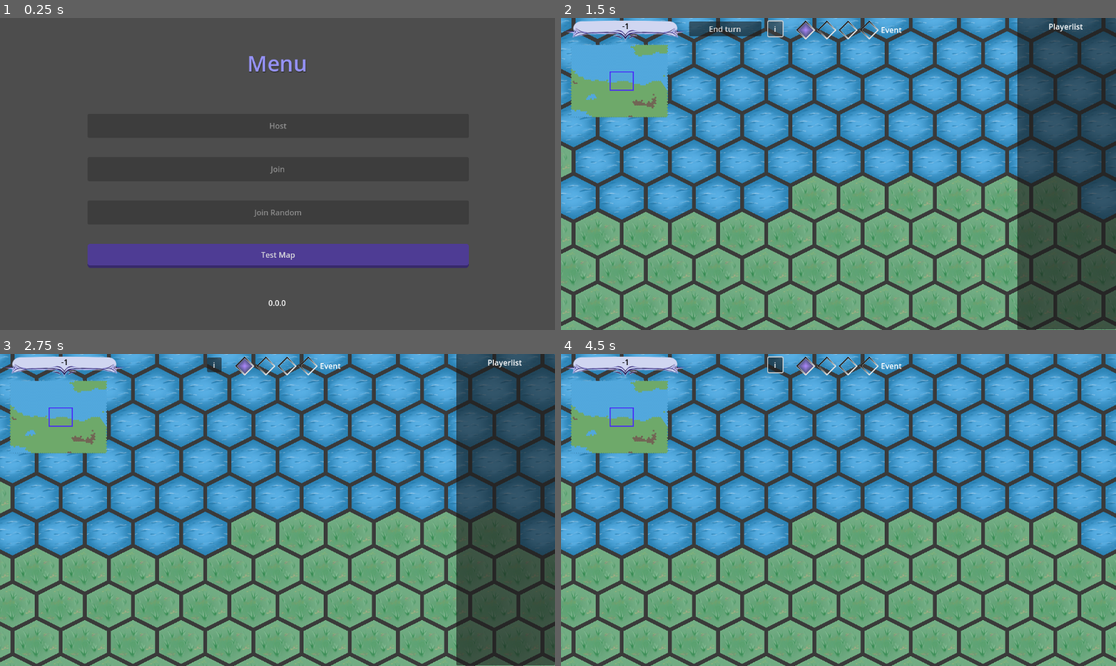
Above: before the commit, frames 1-4 (two rows, left to right).
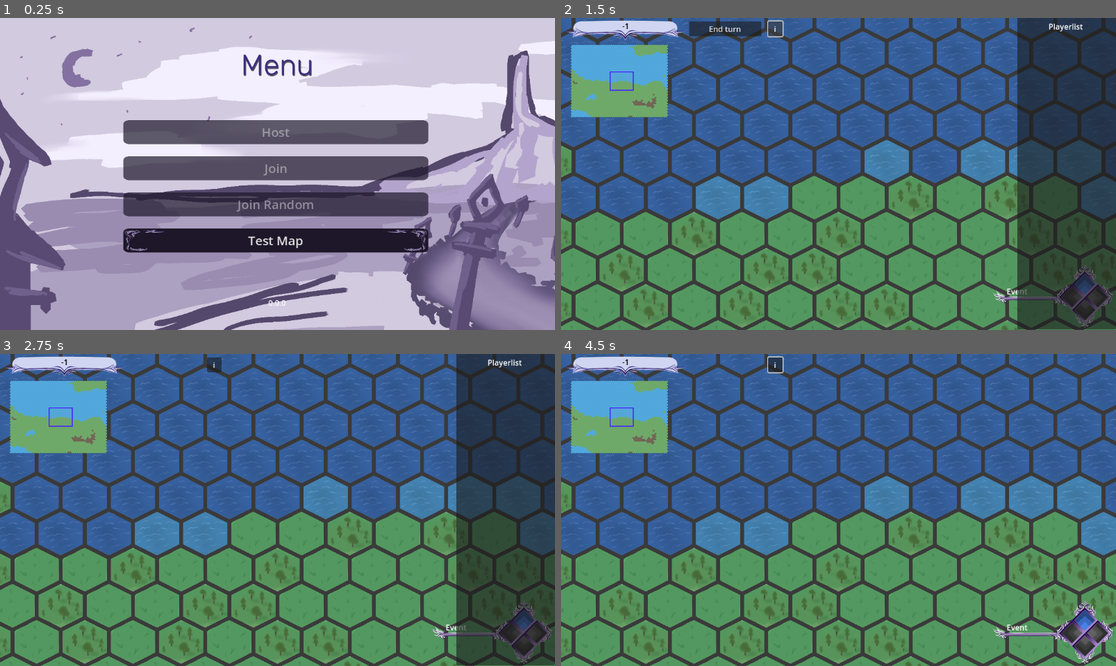
Above: after the commit, the same moments.

Repository: DragonCat4012/Shyv_Game
Game: Godot game, scene res://Scenes/menu.tscn
Two runs of this game, one before a commit and one after it. Both use one fixed random seed, a clock stepped at 60 frames per second and the inputs below.
Inputs (mouse positions are in pixels of both pictures, inside the frame that each line leads up to):
- Up to frame 1 (0.25 s): no input
- Up to frame 2 (1.5 s): click "Test Map" at 0.5 s; click "i" at 1.25 s
- Up to frame 3 (2.75 s): click "End turn" at 2 s
- Up to frame 4 (4.5 s): click "i" at 2.75 s; click "i" at 3.5 s; tap Enter at 4.25 s; move the mouse to (960, 494) at 4.27 s; right-click (960, 494) at 4.35 s; click (960, 494) at 4.42 s

The runs differ from the first frame. In frame 1, 97% of the frame differs, in the area x 0-100%, y 0-100%; in frame 2, 60%; in frame 3, 60%; in frame 4, 70%.
Error in both runs: Invalid access to property or key 'assignedID' on a base object of type 'Nil'. (res://Scenes/Overlays/PhaseManager.gd:6)

Commit message:
update phases and tiles

Diff:
--- a/Graphics/Themes/primaryTheme.tres
+++ b/Graphics/Themes/primaryTheme.tres
@@ -1,29 +1,32 @@
-[gd_resource type="Theme" load_steps=3 format=3 uid="uid://41ggext22ekn"]
+[gd_resource type="Theme" load_steps=8 format=3 uid="uid://41ggext22ekn"]
 
-[sub_resource type="StyleBoxFlat" id="StyleBoxFlat_a27g6"]
-bg_color = Color(0.533333, 0.682353, 0.901961, 1)
-border_width_bottom = 5
-border_color = Color(0.34902, 0.533333, 0.803922, 1)
-corner_radius_top_left = 5
-corner_radius_top_right = 5
-corner_radius_bottom_right = 5
-corner_radius_bottom_left = 5
+[ext_resource type="Texture2D" uid="uid://hnua8rb811yb" path="res://Graphics/Themes/button_disabled.PNG" id="1_0h3jj"]
+[ext_resource type="Texture2D" uid="uid://k40ai3a38dj" path="res://Graphics/Themes/button.PNG" id="1_rm34y"]
+[ext_resource type="Texture2D" uid="uid://bfuec4r8725xd" path="res://Graphics/Themes/button_hover.PNG" id="2_e1vot"]
+[ext_resource type="FontFile" uid="uid://dmuj4veefkhr5" path="res://Graphics/Themes/Rubik-VariableFont_wght.ttf" id="3_5r4nt"]
 
-[sub_resource type="StyleBoxFlat" id="StyleBoxFlat_isc0i"]
-bg_color = Color(0.350321, 0.532286, 0.802789, 1)
-border_width_bottom = 5
-border_color = Color(0.213559, 0.374352, 0.609482, 1)
-corner_radius_top_left = 5
-corner_radius_top_right = 5
-corner_radius_bottom_right = 5
-corner_radius_bottom_left = 5
+[sub_resource type="StyleBoxTexture" id="StyleBoxTexture_qpw25"]
+texture = ExtResource("1_0h3jj")
+
+[sub_resource type="StyleBoxTexture" id="StyleBoxTexture_b6jdd"]
+texture = ExtResource("2_e1vot")
+axis_stretch_horizontal = 2
+axis_stretch_vertical = 2
+
+[sub_resource type="StyleBoxTexture" id="StyleBoxTexture_qm05h"]
+texture = ExtResource("1_rm34y")
+axis_stretch_horizontal = 2
+axis_stretch_vertical = 2
 
 [resource]
-Button/styles/hover = SubResource("StyleBoxFlat_a27g6")
-Button/styles/normal = SubResource("StyleBoxFlat_isc0i")
-Label/colors/font_color = Color(0.583533, 0.570718, 0.967615, 1)
-Label/colors/font_outline_color = Color(0.551482, 0.386425, 0.999993, 0.811765)
-Label/colors/font_shadow_color = Color(0.203922, 0.203922, 0.203922, 0.788235)
+Button/font_sizes/font_size = 26
+Button/fonts/font = null
+Button/styles/disabled = SubResource("StyleBoxTexture_qpw25")
+Button/styles/hover = SubResource("StyleBoxTexture_b6jdd")
+Button/styles/normal = SubResource("StyleBoxTexture_qm05h")
+Label/colors/font_color = Color(0.230945, 0.1683, 0.51, 1)
+Label/colors/font_shadow_color = Color(0.215902, 0.215902, 0.215902, 0.788235)
 Label/constants/shadow_offset_y = 2
 Label/constants/shadow_outline_size = 2
 Label/font_sizes/font_size = 45
+Label/fonts/font = ExtResource("3_5r4nt")
--- a/Graphics/map.tres
+++ b/Graphics/map.tres
@@ -60,6 +60,7 @@
 4:4/0 = 0
 5:2/0 = 0
 5:3/0 = 0
+0:4/0 = 0
 
 [resource]
 tile_shape = 3
--- a/Scenes/Game/MapScene.gd
+++ b/Scenes/Game/MapScene.gd
@@ -26,7 +26,9 @@
 var source_id = 1
 
 var water_atlas = Vector2i(0,0)
+var water_atlas2 = Vector2i(0,4)
 var land_atlas = Vector2i(0,1)
+var land_atlas2 = Vector2i(1,1)
 var dessert_atlas = Vector2i(0,2)
 var high_land_atlas = Vector2i(0,3)
 
@@ -109,12 +111,22 @@
 			var noiseValue := noise.get_noise_2d(2*x, 2*y)
 			if noiseValue >= 0.0: # land
 				tile_map.set_cell(layerTerrain, Vector2(x,y), source_id, land_atlas)
+				if randi() % 2:
+					tile_map.set_cell(layerTerrain, Vector2(x,y), source_id, land_atlas2)
 				GamManager.land_tiles.append(Vector2(x,y))
 			if noiseValue >= 0.4: # high land
 				tile_map.set_cell(layerTerrain, Vector2(x,y), source_id, high_land_atlas)
 				GamManager.land_tiles.append(Vector2(x,y))
 			elif noiseValue < 0.0: # water
 				tile_map.set_cell(layerTerrain, Vector2(x,y), source_id, water_atlas)
+				var touchesLand = false
+				var neighbors = [Vector2(2*x+1, 2*y), Vector2(2*x, 2*y+1), Vector2(2*x-1, 2*y),Vector2(2*x, 2*y-1),
+				Vector2(2*x-1, 2*y-1),Vector2(2*x+1, 2*y-1),Vector2(2*x+1, 2*y+1),Vector2(2*x-1, 2*y+1)]
+				for n in neighbors:
+					if noise.get_noise_2d(n.x, n.y) >= 0:
+						touchesLand = true
+				if touchesLand:
+					tile_map.set_cell(layerTerrain, Vector2(x,y), source_id, water_atlas2)
 	%Minimap._generate_world()
 
 func _update_tile_buildings():
--- a/Scenes/Game/map.tscn
+++ b/Scenes/Game/map.tscn
@@ -187,7 +187,7 @@
 flip_h = true
 
 [node name="GamePhasesScene" parent="Camera2D/Control" instance=ExtResource("4_v3vhx")]
-position = Vector2(487, 6)
+position = Vector2(895, 511)
 
 [node name="PlayerListScene" parent="Camera2D/Control" instance=ExtResource("5_u20ln")]
 layout_mode = 0
--- a/Scenes/Overlays/GamePhasesScene.gd
+++ b/Scenes/Overlays/GamePhasesScene.gd
@@ -1,10 +1,7 @@
 extends Node2D
-@onready var p_1 := $HBoxContainer/P1
-@onready var p_2 := $HBoxContainer/P2
-@onready var p_3 := $HBoxContainer/P3
-@onready var p_4 := $HBoxContainer/P4
-@onready var allPhases = [p_1,p_2,p_3, p_4]
-@onready var label = $HBoxContainer/Label
+
+@onready var phaseTexture = $StatusPhase
+@onready var label = $Label
 
 func _ready():
 	label.text = GamManager.phaseNames[GamManager.currentPhase]
@@ -14,9 +11,17 @@
 	if phase < 1 or phase > 4:
 		print("Error invalid phase: ", phase)
 		return
+	if phase == 2:
+		phaseTexture.modulate = Color("#e0932d")
+		phaseTexture.rotation_degrees = 90
+	elif phase == 3:
+		phaseTexture.modulate = Color("#c94080")
+		phaseTexture.rotation_degrees = 180
+	elif phase == 4:
+		phaseTexture.rotation_degrees = 270
+		phaseTexture.modulate = Color("#60c467")
+	else:
+		phaseTexture.modulate = Color("#4D8CFF")
+		phaseTexture.rotation_degrees = 0
 
-	for e in allPhases:
-		e.texture = RessourceManager.GAMEPHASES
-
-	allPhases[phase-1].texture = RessourceManager.GAMEPHASES_ACTIVE
 	label.text = GamManager.phaseNames[phase]
--- a/Scenes/Overlays/GamePhasesScene.tscn
+++ b/Scenes/Overlays/GamePhasesScene.tscn
@@ -1,40 +1,60 @@
-[gd_scene load_steps=4 format=3 uid="uid://md3mc5jmctsj"]
+[gd_scene load_steps=5 format=3 uid="uid://md3mc5jmctsj"]
 
-[ext_resource type="Texture2D" uid="uid://b76nbb4ivdjk0" path="res://Graphics/gamephases.png" id="1_2kdg2"]
-[ext_resource type="Texture2D" uid="uid://qu5xdn3tttpg" path="res://Graphics/gamephases_active.png" id="1_g7b6r"]
 [ext_resource type="Script" path="res://Scenes/Overlays/GamePhasesScene.gd" id="1_s0ojv"]
+[ext_resource type="Texture2D" uid="uid://cgb7juc4omgbl" path="res://Graphics/Phases/Phase.PNG" id="2_hq2kq"]
+[ext_resource type="Texture2D" uid="uid://cmuwbf01ps34t" path="res://Graphics/Phases/empty.PNG" id="2_yf3ic"]
+[ext_resource type="Texture2D" uid="uid://druw24dn3ywxp" path="res://Graphics/Phases/0.PNG" id="3_o6as6"]
 
 [node name="GamePhasesScene" type="Node2D"]
 script = ExtResource("1_s0ojv")
 
-[node name="HBoxContainer" type="HBoxContainer" parent="."]
-offset_right = 40.0
-offset_bottom = 40.0
-
-[node name="P1" type="TextureRect" parent="HBoxContainer"]
-layout_mode = 2
+[node name="StatusPhaseEmpty" type="TextureRect" parent="."]
+anchors_preset = 8
+anchor_left = 0.5
+anchor_top = 0.5
+anchor_right = 0.5
+anchor_bottom = 0.5
+offset_left = 139.0
+offset_top = 17.0
+offset_right = 246.0
+offset_bottom = 122.0
+grow_horizontal = 2
+grow_vertical = 2
+size_flags_vertical = 4
 tooltip_text = "Event"
-texture = ExtResource("1_g7b6r")
+texture = ExtResource("2_yf3ic")
 expand_mode = 2
 
-[node name="P2" type="TextureRect" parent="HBoxContainer"]
-layout_mode = 2
-tooltip_text = "Building"
-texture = ExtResource("1_2kdg2")
+[node name="StatusPhase" type="TextureRect" parent="."]
+anchors_preset = 8
+anchor_left = 0.5
+anchor_top = 0.5
+anchor_right = 0.5
+anchor_bottom = 0.5
+offset_left = 129.0
+offset_top = 14.0
+offset_right = 253.0
+offset_bottom = 125.0
+grow_horizontal = 2
+grow_vertical = 2
+scale = Vector2(0.908752, 0.930497)
+pivot_offset = Vector2(62, 55.5)
+size_flags_vertical = 4
+tooltip_text = "Event"
+texture = ExtResource("3_o6as6")
 expand_mode = 2
 
-[node name="P3" type="TextureRect" parent="HBoxContainer"]
-layout_mode = 2
-tooltip_text = "Movement"
-texture = ExtResource("1_2kdg2")
+[node name="Phase" type="TextureRect" parent="."]
+offset_right = 270.0
+offset_bottom = 188.0
+tooltip_text = "Event"
+texture = ExtResource("2_hq2kq")
 expand_mode = 2
+stretch_mode = 4
 
-[node name="P4" type="TextureRect" parent="HBoxContainer"]
-layout_mode = 2
-tooltip_text = "Endphase"
-texture = ExtResource("1_2kdg2")
-expand_mode = 2
-
-[node name="Label" type="Label" parent="HBoxContainer"]
-layout_mode = 2
+[node name="Label" type="Label" parent="."]
+offset_left = 29.0
+offset_top = 46.0
+offset_right = 134.0
+offset_bottom = 69.0
 text = "Some Phase"
--- a/Scenes/menu.gd
+++ b/Scenes/menu.gd
@@ -1,6 +1,8 @@
 extends Node2D
 @onready var version_label = $VersionLabel
 @onready var v_box_container = $VBoxContainer
+@onready var texture_rect = $TextureRect
+
 var isLoading = false
 
 func _ready():
@@ -28,6 +30,7 @@
 			continue
 		child.disabled = disabled
 	lastDisabled = disabled
+	texture_rect.material.set_shader_parameter("dir", deg_to_rad(50))
 
 func _on_join_button_pressed():
 	GamManager._request_lobbies()
--- a/Scenes/menu.tscn
+++ b/Scenes/menu.tscn
@@ -1,23 +1,32 @@
-[gd_scene load_steps=4 format=3 uid="uid://dvjmwb8ginuna"]
+[gd_scene load_steps=5 format=3 uid="uid://dvjmwb8ginuna"]
 
 [ext_resource type="Script" path="res://Scenes/menu.gd" id="1_0ar7g"]
 [ext_resource type="Theme" uid="uid://41ggext22ekn" path="res://Graphics/Themes/primaryTheme.tres" id="2_11svc"]
-[ext_resource type="Theme" uid="uid://b6hpkyatqusml" path="res://Graphics/Themes/secondaryTheme.tres" id="3_h4rsi"]
+[ext_resource type="Material" uid="uid://c8f3bpbraylal" path="res://Scenes/menuBackgroundMaterial.tres" id="2_busyp"]
+[ext_resource type="Texture2D" uid="uid://dy1w6euu3u522" path="res://Graphics/Themes/menuBackground.JPG" id="5_kyjrl"]
 
 [node name="Menu" type="Node2D"]
 script = ExtResource("1_0ar7g")
 
+[node name="TextureRect" type="TextureRect" parent="."]
+texture_repeat = 2
+material = ExtResource("2_busyp")
+offset_right = 8151.0
+offset_bottom = 1668.0
+scale = Vector2(0.393823, 0.39234)
+texture = ExtResource("5_kyjrl")
+
 [node name="VBoxContainer" type="VBoxContainer" parent="."]
-offset_left = 182.0
-offset_top = 199.0
-offset_right = 973.0
-offset_bottom = 519.0
-theme_override_constants/separation = 40
+offset_left = 256.0
+offset_top = 212.0
+offset_right = 889.0
+offset_bottom = 512.0
+theme_override_constants/separation = 25
 
 [node name="HostButton" type="Button" parent="VBoxContainer"]
 custom_minimum_size = Vector2(0, 50)
 layout_mode = 2
-theme = ExtResource("3_h4rsi")
+theme = ExtResource("2_11svc")
 text = "Host"
 
 [node name="JoinButton" type="Button" parent="VBoxContainer"]
@@ -35,7 +44,7 @@
 [node name="Test" type="Button" parent="VBoxContainer"]
 custom_minimum_size = Vector2(0, 50)
 layout_mode = 2
-theme = ExtResource("3_h4rsi")
+theme = ExtResource("2_11svc")
 text = "Test Map"
 
 [node name="Label" type="Label" parent="."]
@@ -43,6 +52,7 @@
 offset_right = 1151.0
 offset_bottom = 127.0
 theme = ExtResource("2_11svc")
+theme_override_font_sizes/font_size = 60
 text = "Menu"
 horizontal_alignment = 1
 vertical_alignment = 1
--- /dev/null
+++ b/Scenes/menuBackground.gdshader
@@ -0,0 +1,12 @@
+shader_type canvas_item;
+
+const float ZPI = 6.28318;
+
+uniform float north: hint_range(0.0, 6.28318, 0.05);
+uniform float dir = 0.0;
+
+
+void fragment() {
+	vec2 uv = vec2(UV.x + TIME/160.0, UV.y);
+	COLOR = texture(TEXTURE, uv);
+}
--- /dev/null
+++ b/Scenes/menuBackgroundMaterial.tres
@@ -0,0 +1,8 @@
+[gd_resource type="ShaderMaterial" load_steps=2 format=3 uid="uid://c8f3bpbraylal"]
+
+[ext_resource type="Shader" path="res://Scenes/menuBackground.gdshader" id="1_lpv18"]
+
+[resource]
+shader = ExtResource("1_lpv18")
+shader_parameter/north = null
+shader_parameter/dir = 0.0
Binary file changed: Graphics/Map/TileMap.png
Binary file added: Graphics/Phases/0.PNG
Not shown, added: Graphics/Phases/0.PNG.import
Binary file added: Graphics/Phases/Phase.PNG
Not shown, added: Graphics/Phases/Phase.PNG.import
Binary file added: Graphics/Phases/empty.PNG
Not shown, added: Graphics/Phases/empty.PNG.import
Binary file added: Graphics/Themes/Rubik-VariableFont_wght.ttf
Not shown, added: Graphics/Themes/Rubik-VariableFont_wght.ttf.import
Binary file added: Graphics/Themes/button.PNG
Not shown, added: Graphics/Themes/button.PNG.import
Binary file added: Graphics/Themes/button_disabled.PNG
(and 5 more such lines)
